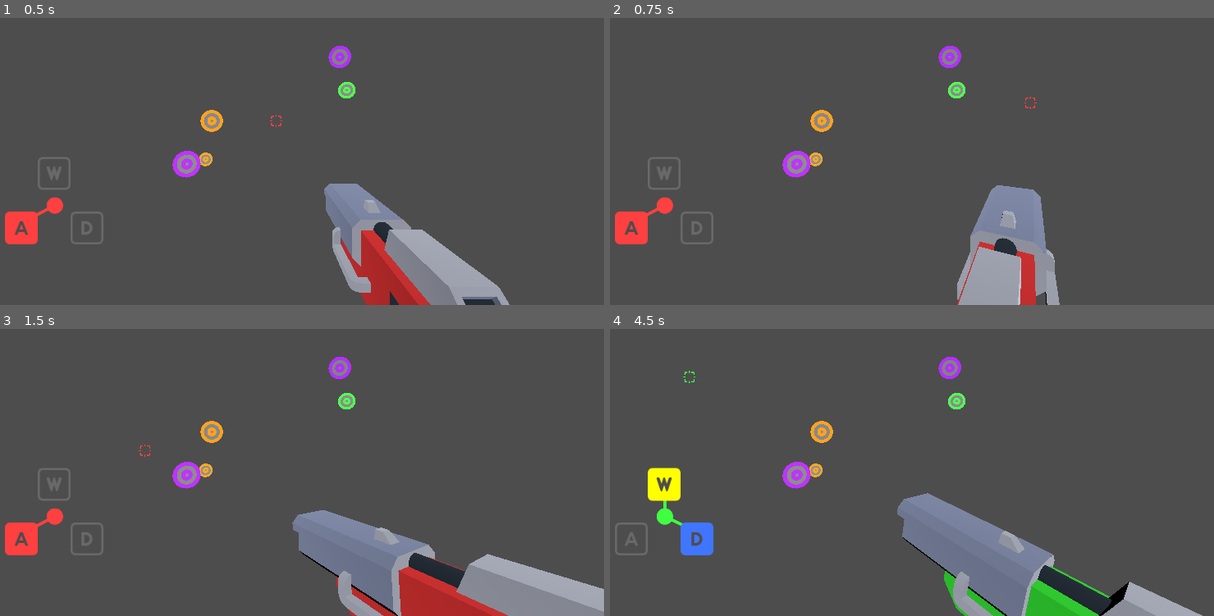
Above: before the commit, frames 1-4 (two rows, left to right).
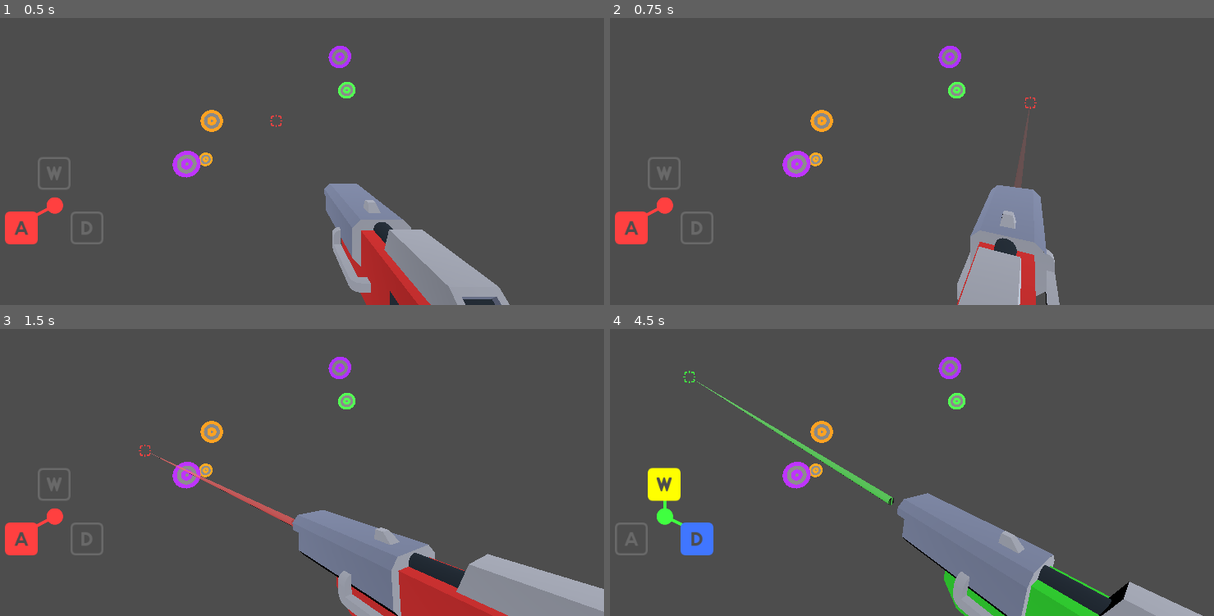
Above: after the commit, the same moments.

Repository: sundowns/primary-connection
Game: Godot game, scene res://Game.tscn
Same seed, same stepped clock (60 frames per second), same inputs: the game is played once before the commit and once after it.
Inputs (mouse positions are in pixels of both pictures, inside the frame that each line leads up to):
- Up to frame 1 (0.5 s): no input
- Up to frame 2 (0.75 s): tap Enter at 0.5 s; move the mouse to (1032, 101) at 0.52 s; press the mouse at (1032, 101) at 0.53 s
- Up to frame 3 (1.5 s): tap Space at 1.25 s; move the mouse to (144, 449) at 1.27 s; release the mouse at (144, 449) at 1.28 s; click (144, 449) at 1.35 s
- Up to frame 4 (4.5 s): tap Enter at 2 s; move the mouse to (954, 349) at 2.02 s; hold D (toggle_blue) 2.03-2.78 s; click (954, 349) at 2.3 s; move the mouse to (851, 504) at 2.77 s; tap A (toggle_red) at 2.85 s; click (851, 504) at 3.05 s; move the mouse to (1081, 486) at 3.52 s; hold W (toggle_yellow) 3.53-4.28 s; click (1081, 486) at 3.8 s; move the mouse to (688, 374) at 4.27 s; click (688, 374) at 4.35 s

Frame 1 is identical in both runs. In frame 2, 0.2% of the frame differs, in the area x 66-70%, y 30-60%; in frame 3, 0.4%; in frame 4, 0.5%, in the area x 13-48%, y 17-62%.

Commit message:
pew pew fire pretty beams

Diff:
--- a/Game.gd
+++ b/Game.gd
@@ -1,6 +1,7 @@
 extends Node3D
 
 @onready var player: Player = $Player
+@onready var effects_anchor: Node = $Effects
 
 @onready var target_anchor: Node = $Targets
 @onready var spawn_targets_timer: Timer = $SpawnTargetsInterval
@@ -9,6 +10,7 @@
 var target_scene: PackedScene = preload("res://components/target.tscn")
 
 func _ready():
+	DependencyHelper.store("Effects", effects_anchor) #🤠
 	call_deferred("spawn_targets")
 
 func _input(event: InputEvent):
--- a/Game.tscn
+++ b/Game.tscn
@@ -17,11 +17,15 @@
 autostart = true
 
 [node name="Player" parent="." instance=ExtResource("1_cynns")]
+target_collision_mask = 1
+aiming_blaster_collision_mask = 2
 
 [node name="DirectionalLight3D" type="DirectionalLight3D" parent="."]
 transform = Transform3D(0.956305, 0.185971, 0.225601, -6.74576e-08, -0.771625, 0.636078, 0.292372, -0.608285, -0.737908, 0, 0, 0)
 light_energy = 2.0
 metadata/_edit_lock_ = true
+
+[node name="Effects" type="Node" parent="."]
 
 [node name="Targets" type="Node" parent="."]
 
--- /dev/null
+++ b/components/beam_instance.gd
@@ -0,0 +1,28 @@
+extends Node3D
+class_name BeamInstance
+
+var colour: ColourManager.ColourOption
+var extended_to_position: Vector3
+
+var expiry_time: float = .3
+var fade_tween: Tween
+
+@onready var mesh: MeshInstance3D = $foamBulletA2/foamBulletA
+
+func _ready():
+	var mesh_material: BaseMaterial3D = ColourManager.materials[colour].duplicate()
+	mesh_material.transparency = BaseMaterial3D.TRANSPARENCY_ALPHA
+	mesh.material_override = mesh_material
+	fade_tween = create_tween().set_trans(Tween.TRANS_CUBIC)
+	fade_tween.tween_property(mesh_material, "albedo_color:a", 0, expiry_time)
+	await fade_tween.finished
+	queue_free()
+
+func set_colour(new_colour: ColourManager.ColourOption) -> void:
+	colour = new_colour
+
+func extend_to(pos: Vector3):
+	extended_to_position = pos
+	look_at(pos, Vector3.UP)
+	var distance_to = (global_position - pos).length()
+	scale_object_local(Vector3(1,1, distance_to/2))
--- /dev/null
+++ b/components/beam_instance.tscn
@@ -0,0 +1,12 @@
+[gd_scene load_steps=3 format=3 uid="uid://dm5xjt6u7nxic"]
+
+[ext_resource type="Script" path="res://components/beam_instance.gd" id="1_3kgu1"]
+[ext_resource type="PackedScene" uid="uid://dro4a83wooiu4" path="res://assets/foamBulletA.glb" id="1_ghuss"]
+
+[node name="BeamInstance" type="Node3D"]
+script = ExtResource("1_3kgu1")
+
+[node name="foamBulletA2" parent="." instance=ExtResource("1_ghuss")]
+transform = Transform3D(1, 0, 0, 0, -8.74228e-07, -1, 0, 20, -4.37114e-08, 0, 0, -0.5)
+
+[editable path="foamBulletA2"]
--- a/components/blaster.gd
+++ b/components/blaster.gd
@@ -2,7 +2,18 @@
 class_name Blaster
 
 @onready var mesh: MeshInstance3D = $blasterG
+@onready var muzzle: Marker3D = $Muzzle
+
+@export var beam_instance_scene: PackedScene = preload("res://components/beam_instance.tscn")
 
 func set_colour(colour: Color) -> void:
 	var material: BaseMaterial3D = mesh.get_surface_override_material(3)
 	material.albedo_color = colour
+
+func create_beam(endpoint: Vector3, colour: ColourManager.ColourOption):
+	var effects_node = DependencyHelper.retrieve("Effects")
+	var new_beam: BeamInstance = beam_instance_scene.instantiate()
+	new_beam.set_colour(colour)
+	effects_node.add_child(new_beam)
+	new_beam.global_transform.origin = muzzle.global_position
+	new_beam.extend_to(endpoint)
--- a/components/blaster.tscn
+++ b/components/blaster.tscn
@@ -16,3 +16,6 @@
 surface_material_override/1 = ExtResource("3_kwx6o")
 surface_material_override/2 = ExtResource("4_h1qj8")
 surface_material_override/3 = ExtResource("5_6hf1k")
+
+[node name="Muzzle" type="Marker3D" parent="." index="1"]
+transform = Transform3D(1, 0, 0, 0, 1, 0, 0, 0, 1, 0, 0.0755457, 0.386207)
--- a/components/player.gd
+++ b/components/player.gd
@@ -22,17 +22,19 @@
 	var from: Vector3 = camera.project_ray_origin(screen_position)
 	var to: Vector3 = from + camera.project_ray_normal(screen_position) * FIRE_RAY_LENGTH
 	var raycast_result: Dictionary = get_world_3d().direct_space_state.intersect_ray(create_raycast_collision_query(from, to, target_collision_mask))
+	var end_position := to
 	if raycast_result:
 		var collider = raycast_result['collider']
+		#end_position = raycast_result['position']
 		if collider is Target:
 			collider._on_hit(ColourManager.active_colour)
 	play_firing_animation()
+	blaster.create_beam(end_position, ColourManager.active_colour)
 
 func play_firing_animation() -> void:
 	if animation_player.is_playing():
 		animation_player.stop()
 	animation_player.play("FireBlaster")
-
 
 func create_raycast_collision_query(from: Vector3, to: Vector3, mask: int) -> PhysicsRayQueryParameters3D:
 	var ray_query := PhysicsRayQueryParameters3D.new()
--- a/project.godot
+++ b/project.godot
@@ -19,6 +19,7 @@
 [autoload]
 
 ColourManager="*res://src/ColourManager.gd"
+DependencyHelper="*res://src/DependencyHelper.gd"
 
 [display]
 
--- /dev/null
+++ b/src/DependencyHelper.gd
@@ -0,0 +1,13 @@
+extends Node
+
+# 🤠🤠🤠🤠🤠🤠🤠🤠🤠🤠🤠🤠🤠
+# magic strings never go wrong
+# 🤠🤠🤠🤠🤠🤠🤠🤠🤠🤠🤠🤠🤠
+
+var _dependencies: Dictionary = {}
+
+func store(key: String, node: Node) -> void:
+	_dependencies[key] = node
+
+func retrieve(key) -> Node:
+	return _dependencies[key]
